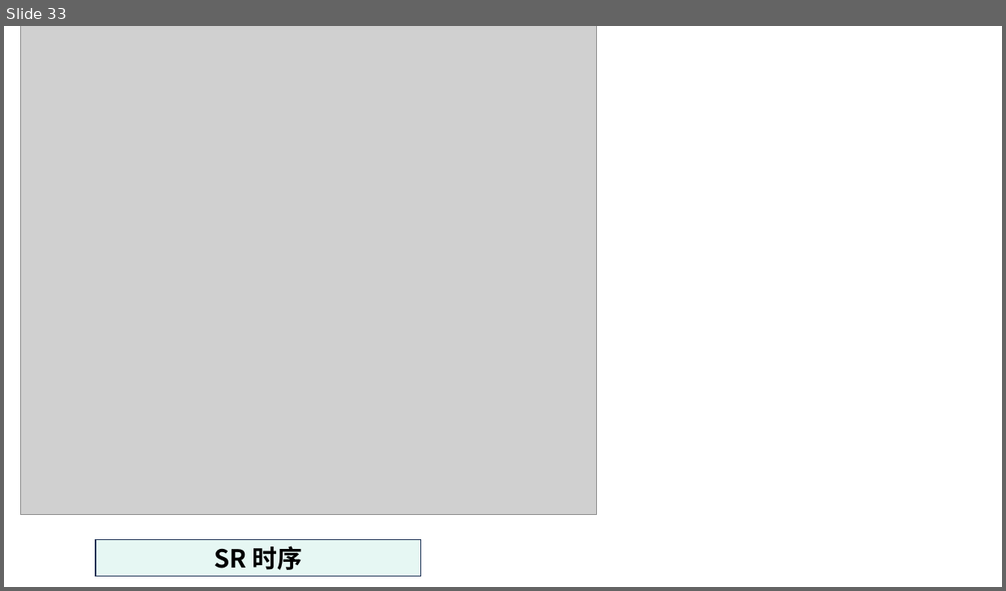
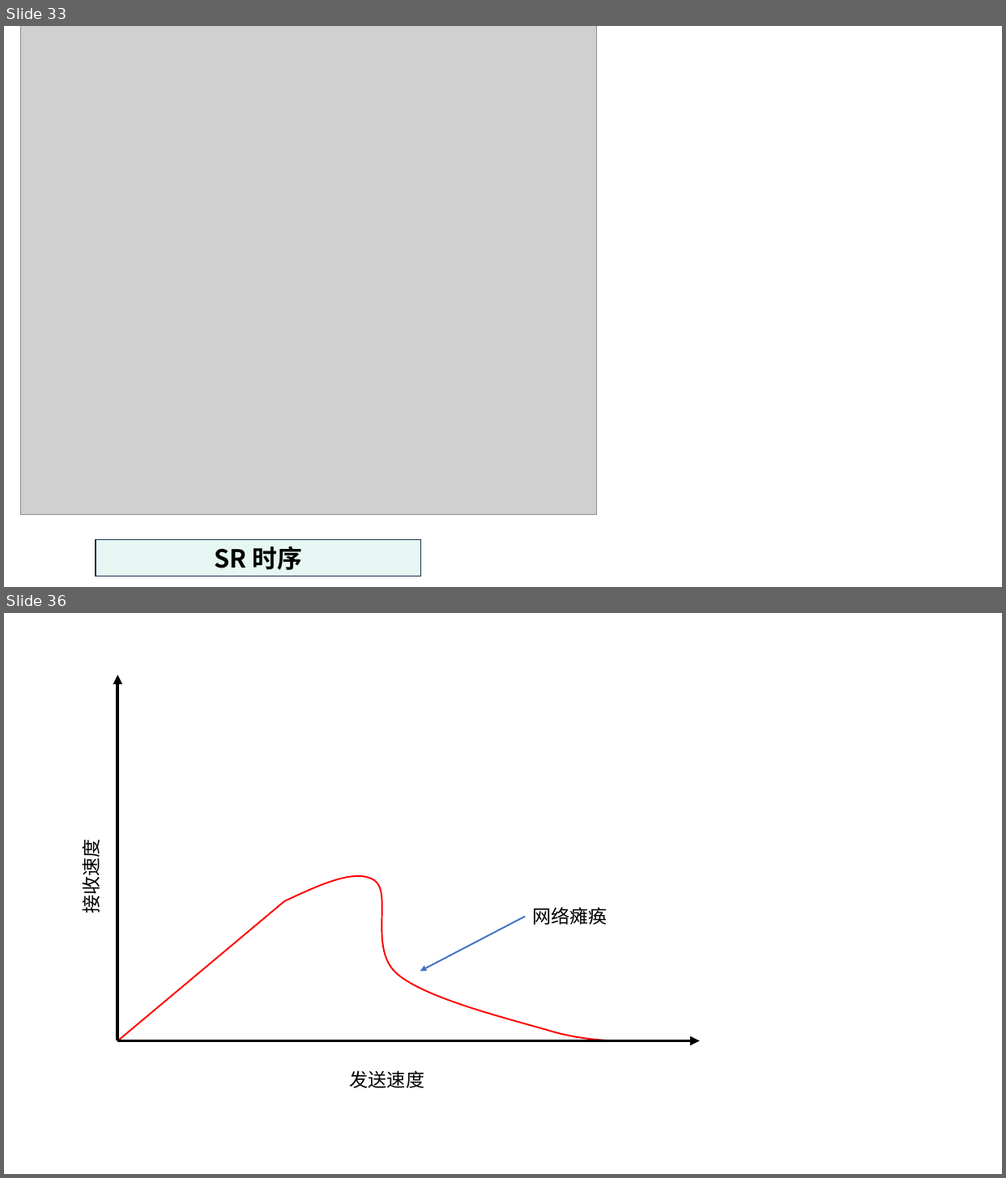
Before and after one commit to guofei9987/a, a slide deck: computer/network/计算机网络-素材.pptx. Shown one above the other, each under a label of ours: slide 33 before the commit, slides 33 and 36 after it; the slides between them are not shown. The pictures are 1006x591 and 1006x1178 pixels, drawn with LibreOffice and Linux fonts; fonts in the diff are those of the drawing; grey boxes stand for pictures. Boxes give left, top, right and bottom in pixels: in the first picture for what was removed or moved away, otherwise in the second. Text is boxed around its words. In the diff, an @@ line names an element or a change of style, - is before the commit and + after.

```diff
--- a/computer/network/计算机网络-素材.pptx
+++ b/computer/network/计算机网络-素材.pptx
@@ slide 36 added at bbox=[4, 613, 1002, 1174], background #FFFFFF @@
@@ group added at bbox=[77, 675, 700, 1088]: 3 arrows, 3 texts, 1 line, 1 freeform shape @@
+发送速度
+接收速度
+网络瘫痪
```
Also in this commit, not shown: 1 slide changed, 3 other slides added, 4 other files.
